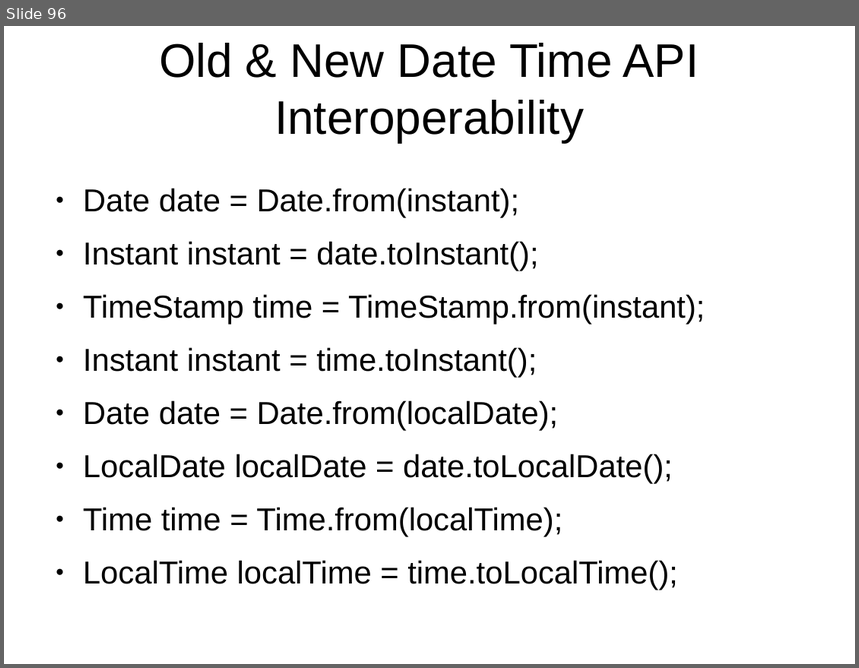
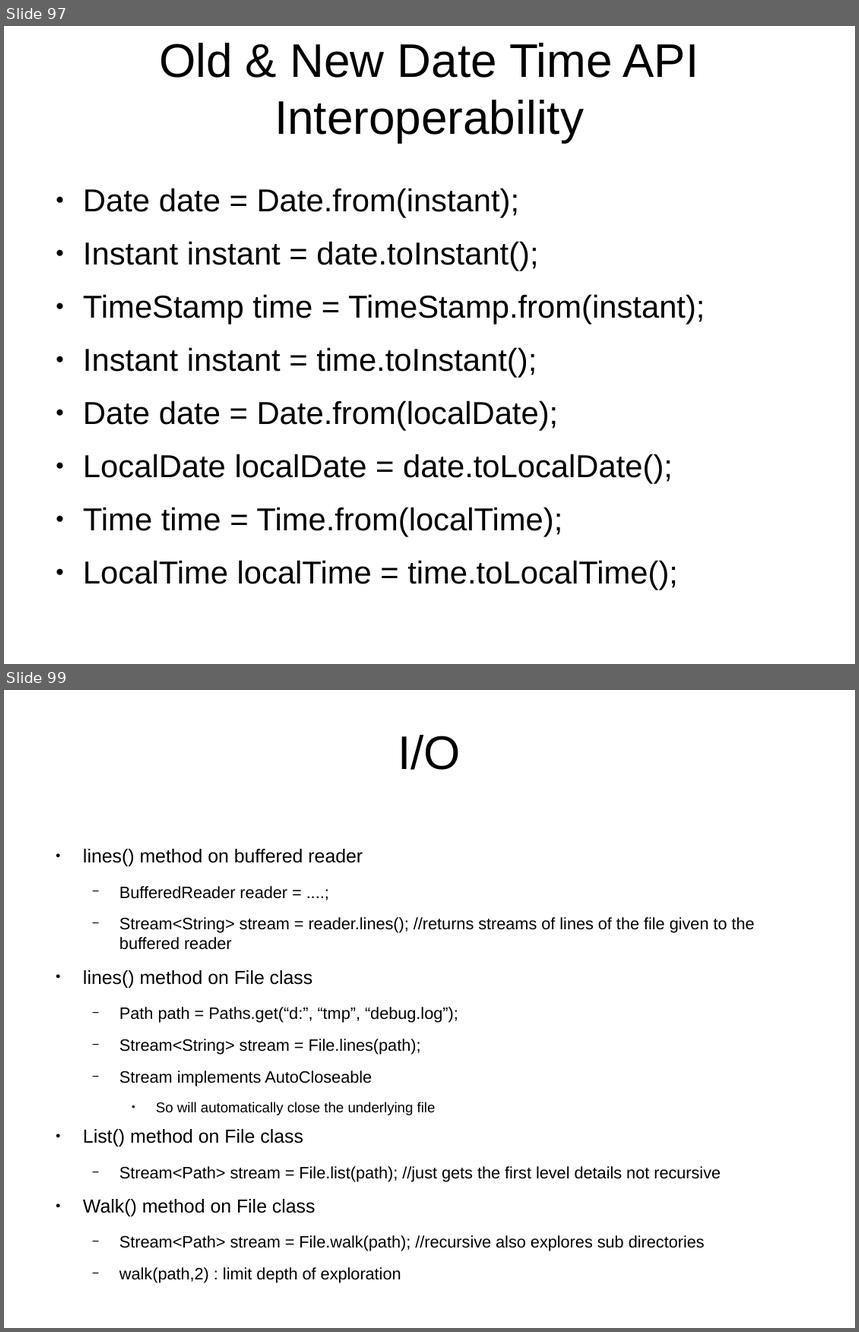
Before and after one commit to shikha-desai/Internship_PreWork, a slide deck: Java/Java_Notes.odp. Shown one above the other, each under a label of ours: slide 96 before the commit, slides 97 and 99 after it; the slides between them are not shown. The pictures are 859x668 and 859x1332 pixels, drawn with LibreOffice and Linux fonts; fonts in the diff are those of the drawing; background and template pictures are left out. Boxes give left, top, right and bottom in pixels: in the first picture for what was removed or moved away, otherwise in the second. Text is boxed around its words. In the diff, an @@ line names an element or a change of style, - is before the commit and + after.

```diff
--- a/Java/Java_Notes.odp
+++ b/Java/Java_Notes.odp
@@ slide 99 added at bbox=[4, 690, 855, 1328], background picture (left out) @@
@@ title added at bbox=[398, 735, 462, 770], 44 pt, text #000000 @@
+I/O
@@ text added at bbox=[83, 849, 755, 1284], 15.3 pt, text #000000 @@
+● lines() method on buffered reader
+  − BufferedReader reader = ....;
+  − Stream<String> stream = reader.lines(); //returns streams of lines of the file given to the buffered reader
+● lines() method on File class
+  − Path path = Paths.get(“d:”, “tmp”, “debug.log”);
+  − Stream<String> stream = File.lines(path);
+  − Stream implements AutoCloseable
+    ● So will automatically close the underlying file
+● List() method on File class
+  − Stream<Path> stream = File.list(path); //just gets the first level details not recursive
+● Walk() method on File class
+  − Stream<Path> stream = File.walk(path); //recursive also explores sub directories
+  − walk(path,2) : limit depth of exploration
@@ what was slide 96 is now slide 97 @@
```
Also in this commit, not shown: 2 slides changed, 10 other slides added, 1 other file.
